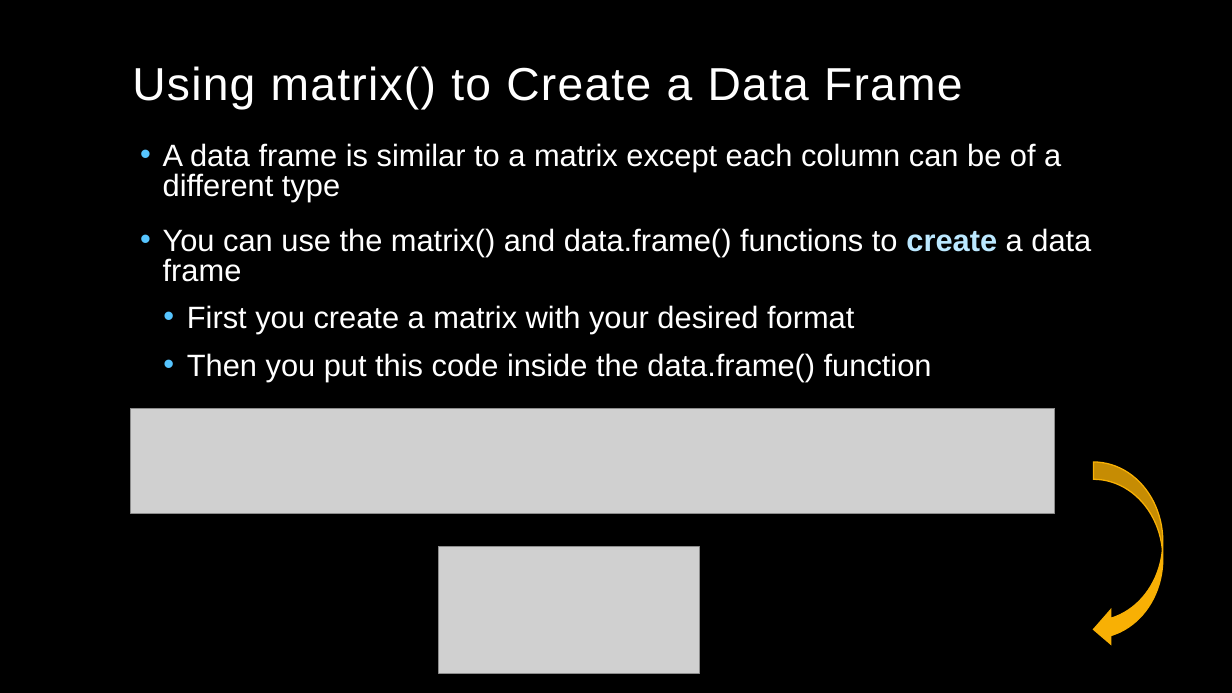
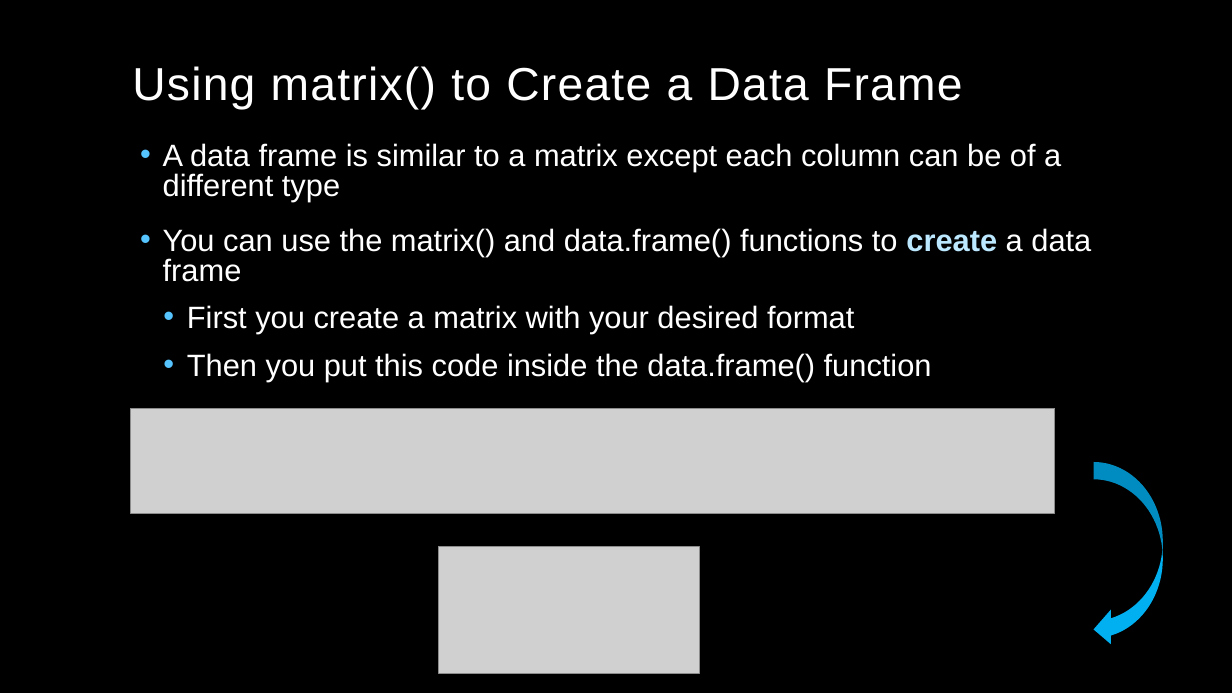
Before and after one commit to kelsey-huntzberry/Intro_R, a slide deck: slide 12 of Class2/IntroR_Class2_Presentation.pptx (slide 13 before the commit). Drawn at 1232x693 pixels with LibreOffice and Linux fonts; fonts in the diff are those of the drawing; grey boxes stand for pictures; background and template pictures are left out. Boxes give left, top, right and bottom in pixels: in the first picture for what was removed or moved away, otherwise in the second. Text is boxed around its words. In the diff, an @@ line names an element or a change of style, - is before the commit and + after.

```diff
--- a/Class2/IntroR_Class2_Presentation.pptx
+++ b/Class2/IntroR_Class2_Presentation.pptx
@@ curved left arrow at (x1=1093, y1=462, x2=1163, y2=647): fill #F8B004 to #00B0F0; outline #F8B004 1 pt to none @@
```
Also in this commit, not shown: 3 other slides changed, 1 slide removed.
